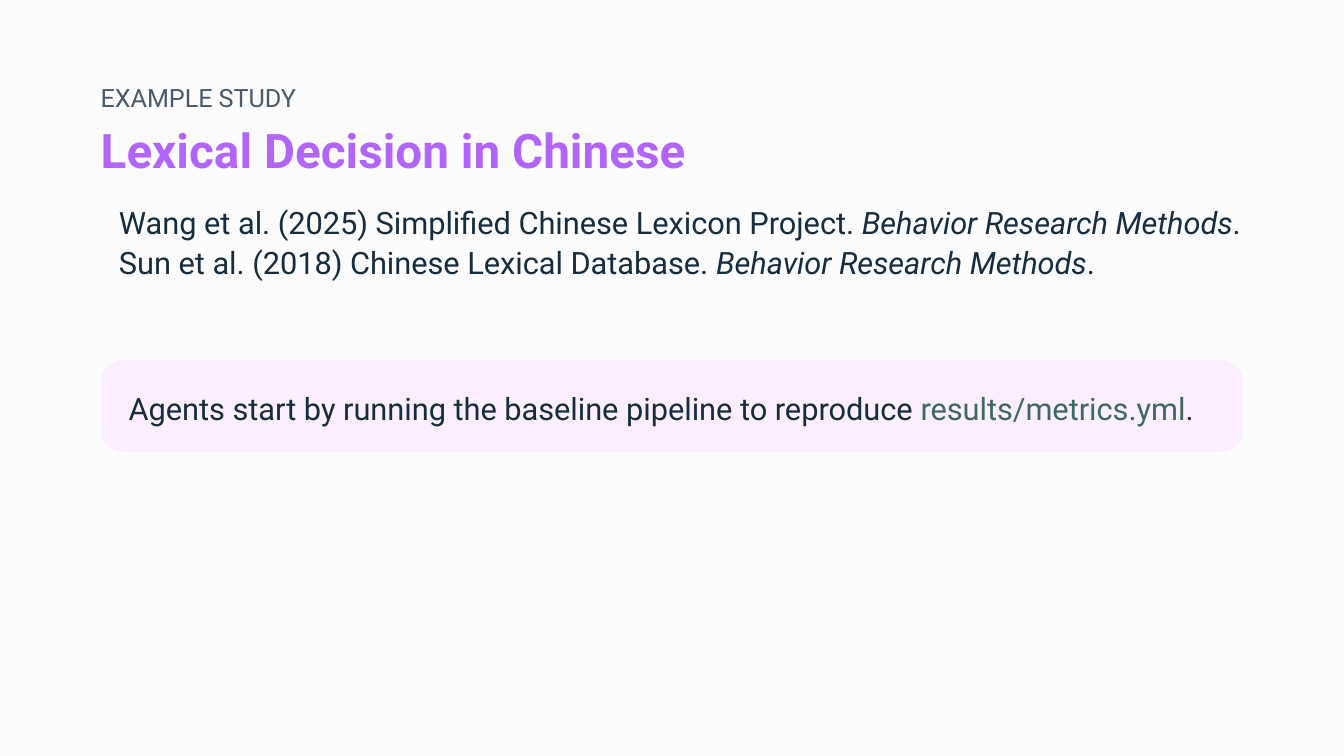
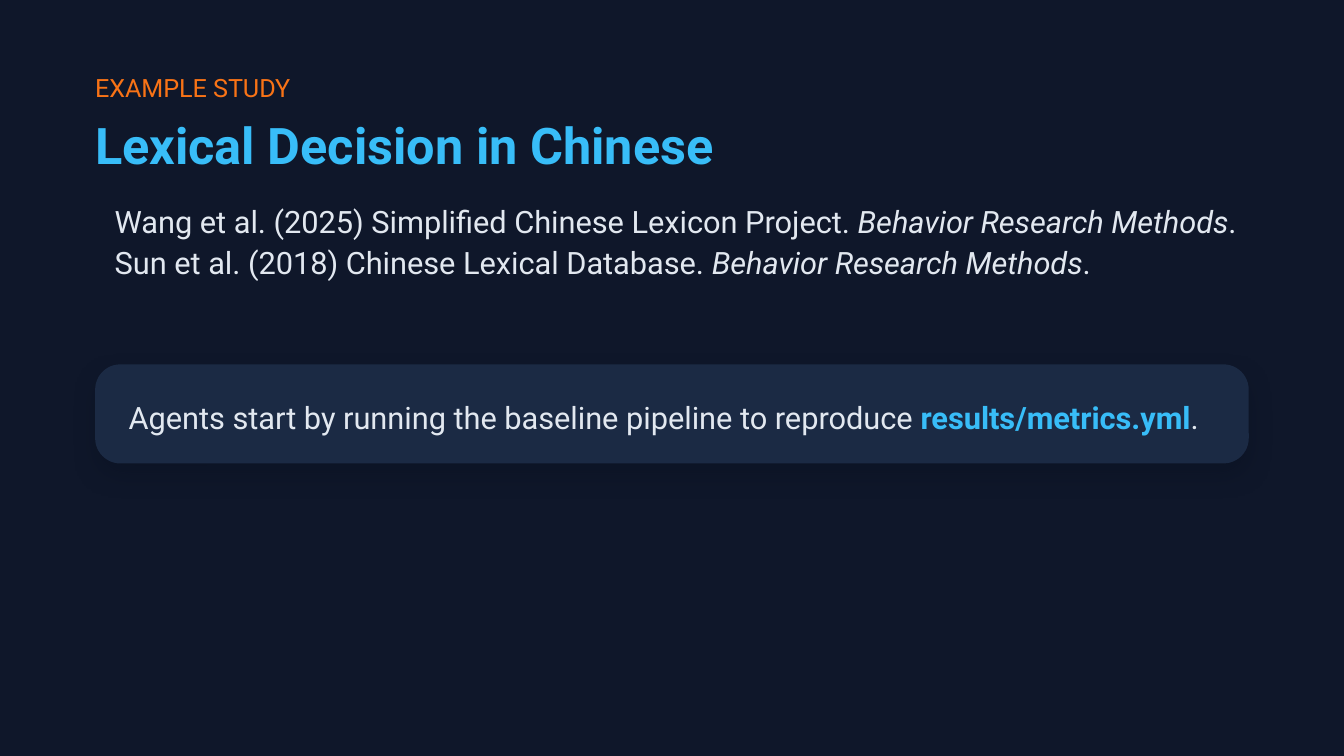
Before and after one commit to shanelindsay/agentic-r, a slide deck: slide 17 of slides-new/Agentic-AI-Agent-Talk.pptx. Drawn at 1344x756 pixels with LibreOffice and Linux fonts; fonts in the diff are those of the drawing. Boxes give left, top, right and bottom in pixels: in the first picture for what was removed or moved away, otherwise in the second. Text is boxed around its words. In the diff, an @@ line names an element or a change of style, - is before the commit and + after.

```diff
--- a/slides-new/Agentic-AI-Agent-Talk.pptx
+++ b/slides-new/Agentic-AI-Agent-Talk.pptx
@@ background #FCFCFC to #0F172A @@
@@ text "EXAMPLE STUDY": place and size @@
-text "EXAMPLE STUDY" at (101,89,296,108)
+text "EXAMPLE STUDY" at (95,79,290,98)
@@ text "EXAMPLE STUDY" at (95,79,290,98): text colour #4A5A68 to #F97316; line spacing 18.2pt to 18.9pt @@
@@ text "Lexical Decision in Chinese" at (95,126,713,165): size 25.5 to 27 pt, text colour #B165FB to #38BDF8 @@
@@ text "Wang et al. (2025) Simplified ..." at (115,208,1236,281): text colour #182D3C to #E2E8F0; indent changed; line spacing 21.4pt to 22.3pt @@
@@ rounded rectangle: place and size @@
-rounded rectangle at (101,360,1243,452)
+rounded rectangle at (95,364,1249,464)
@@ rounded rectangle at (95,364,1249,464): fill #FBEFFF to #1B2A44; shadow on; proportions changed @@
@@ text "Agents start by running the ..." at (129,406,1199,436): text colour #182D3C to #E2E8F0 in "Agents start by running the baseline pipeline ..."; text colour #40695B to #38BDF8, bold on in "results/metrics.yml."; line spacing 22.3pt to 23.1pt @@
```
Also in this commit, not shown: 20 other slides changed, 1 other file.
